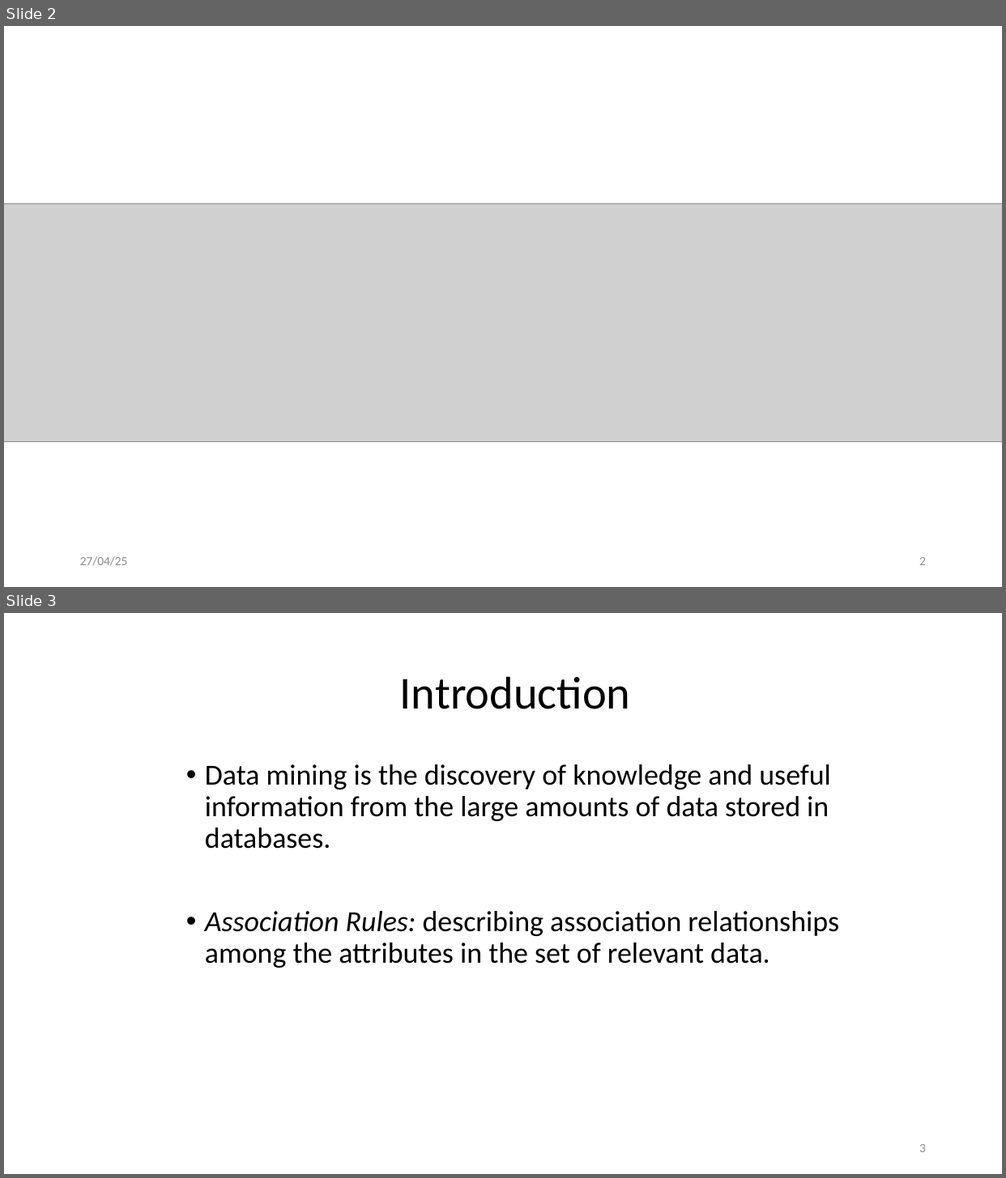
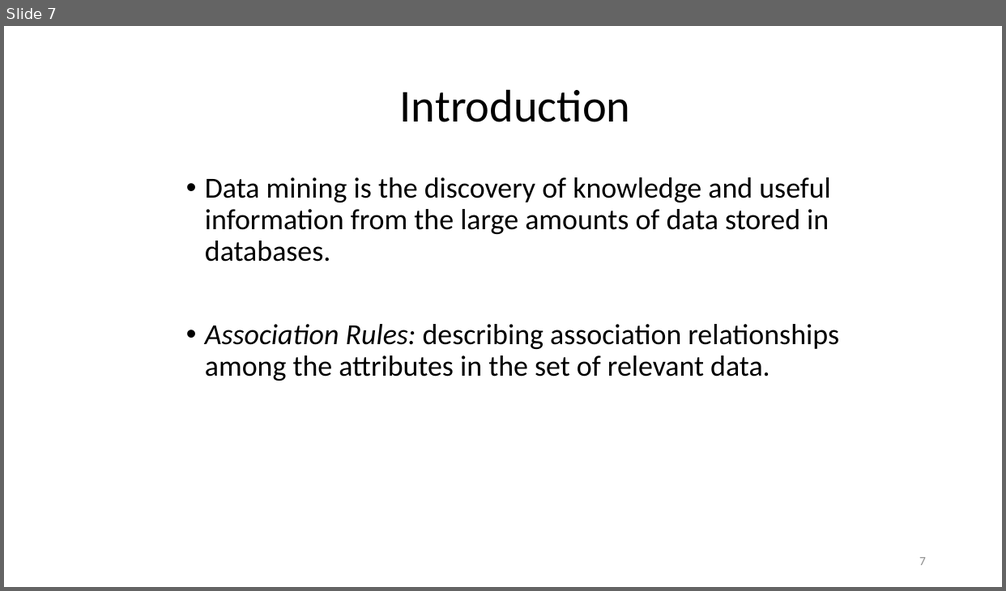
Before and after one commit to SannioAnalytics/Online-Materials, a slide deck: 13. Association Rule Mining.pptx. Shown one above the other, each under a label of ours: slides 2 and 3 before the commit, slide 7 after it. The pictures are 1006x1178 and 1006x591 pixels, drawn with LibreOffice and Linux fonts; fonts in the diff are those of the drawing; grey boxes stand for pictures. Boxes give left, top, right and bottom in pixels: in the first picture for what was removed or moved away, otherwise in the second. Text is boxed around its words. In the diff, an @@ line names an element or a change of style, - is before the commit and + after.

```diff
--- a/13. Association Rule Mining.pptx
+++ b/13. Association Rule Mining.pptx
@@ slide 2 removed at (4,26,1002,587), background #FFFFFF @@
@@ picture removed at (4,204,1002,442) @@
@@ text removed at (80,557,128,566) @@
-27/04/25
@@ page number removed at (919,557,926,565) @@
-2
@@ what was slide 3 is now slide 7 @@
@@ page number at (919,557,926,565): text changed @@
-3
+7
```
Also in this commit, not shown: 1 slide changed, 5 slides added, 1 other file.
